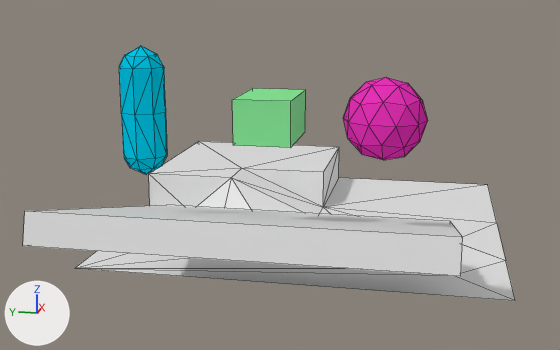
An edit to the Blender file testact/field.blend, drawn before and after from the same camera.
One viewpoint serves both versions: a 50 mm lens placed at (-9.2, -2.0, 3.36), pointed at (-0.02, -0.17, 1.06). Every picture has the same lights, and +X, +Y and +Z are marked at lower left. Mesh edges are drawn as thin lines.

In view in the first picture: 'ICO球', 'cuboid', '円柱', '平面', '立方体'.
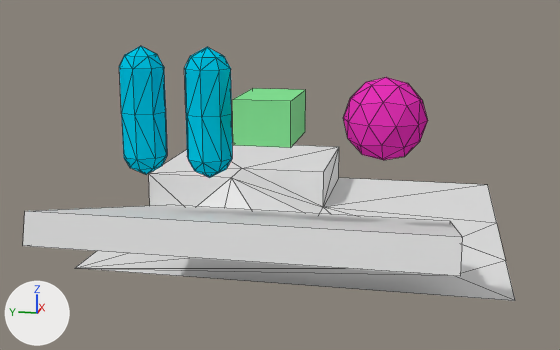
Pixel boxes (x1, y1, x2, y2) of what changed, in the pictures (560 x 350 px):
'円柱.001', added (cyan): after (184, 47, 232, 177)

The change in detail:
Mesh me_円柱_001 is new.
It has 25 vertices, 40 faces and spans x -0.222..0.222, y -0.222..0.222, z 0.0..0.616.
It uses material mat_マテリアル_001 (cyan #00c5e7).
Object '円柱.001' (ob_円柱_001) is new; it shows me_円柱_001.
Its location is (-2.306, 0.054, 2.188).
It gains a MIRROR modifier named 'ミラー'.
Modifier setting: use_axis = (False, False, True).
